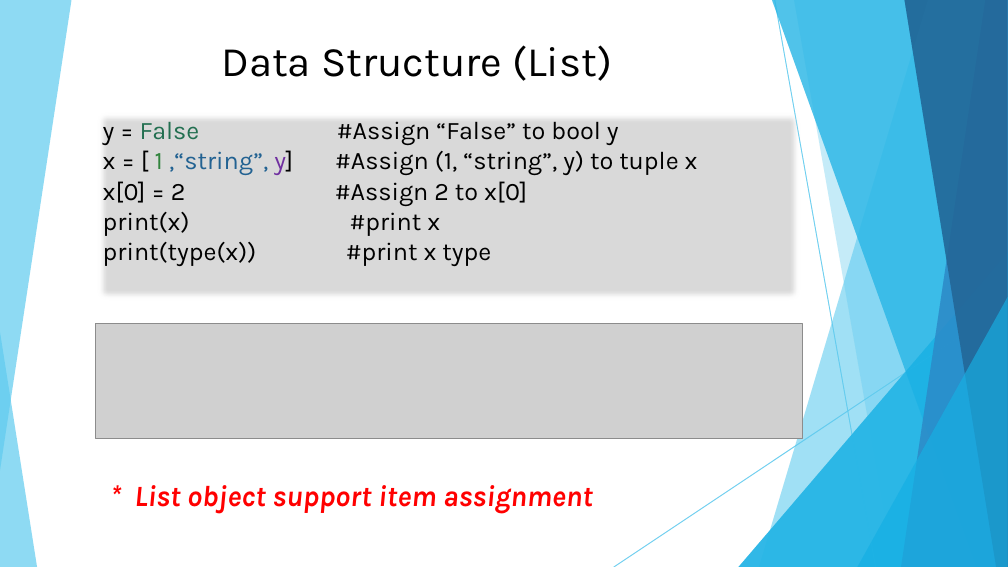
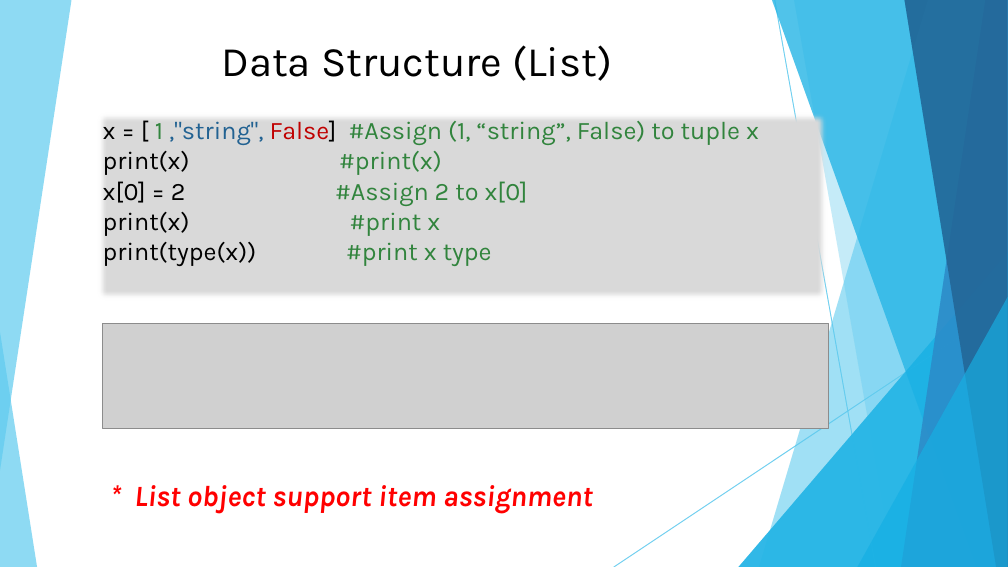
Before and after one commit to DavidChu0424/PythonIntroduction, a slide deck: slide 39 of Python Introduction.pptx (slide 34 before the commit). Drawn at 1008x567 pixels with LibreOffice and Linux fonts; fonts in the diff are those of the drawing; grey boxes stand for pictures. Boxes give left, top, right and bottom in pixels: in the first picture for what was removed or moved away, otherwise in the second. Text is boxed around its words. In the diff, an @@ line names an element or a change of style, - is before the commit and + after.

```diff
--- a/Python Introduction.pptx
+++ b/Python Introduction.pptx
@@ text at (x1=103, y1=120, x2=759, y2=175): text changed; text colour #000000 to #31843D @@
-y = False #Assign “False” to bool y
-x = [ 1 ,“string”, y] #Assign (1, “string”, y) to tuple x
+x = [ 1 ,"string", False] #Assign (1, “string”, False) to tuple x
+print(x) #print(x)
@@ text at (x1=103, y1=181, x2=528, y2=266): text colour #000000 to #31843D in "#Assign 2 to x[0]", "#print x", "#print x type" @@
@@ picture resized from (x1=95, y1=324, x2=803, y2=439) to (x1=103, y1=323, x2=829, y2=428) @@
```
Also in this commit, not shown: 38 other slides changed, 12 slides added.
